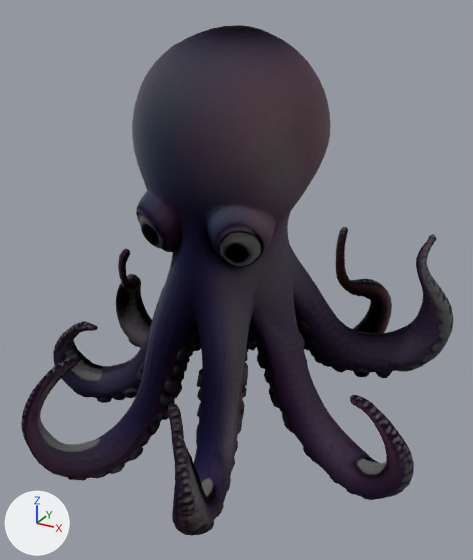
Renders of the glTF model public/mesh/octo.gltf from each side of a commit.
Camera for both pictures: a camera (50 mm lens) standing at (0.653, -1.221, 0.518) and looking at (-0.004, -0.028, -0.078). Lighting does not change. The marker at lower left points along +X, +Y and +Z. Where no turn or scale is listed for an object, it has been applied to the vertices. Vertices at the same position are counted once.

In view in the first picture: 'geometry_0'.
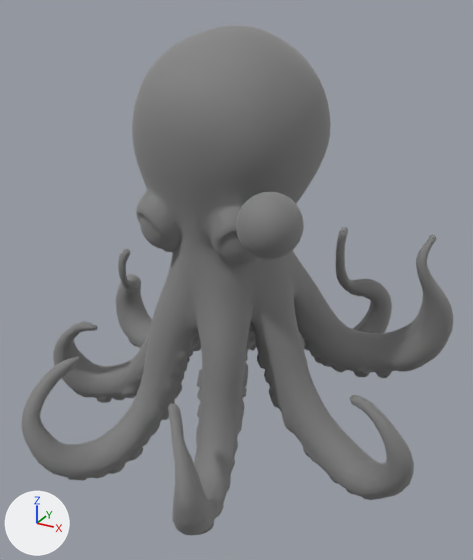
The change, as a diff of the scene's bpy script:
```diff
--- a/public/mesh/octo.gltf.py
+++ b/public/mesh/octo.gltf.py
@@ mat_material_0_001 @@
+mat_material_0_001 = principled_material('Material_0.001')
+mat_material_0_001.base_color = (0.4, 0.4, 0.4)  # grey #aaaaaa
+mat_material_0_001.metallic = 1.0
+mat_material_0_001.roughness = 0.904
@@ me_geometry_0 @@
 # used by ob_geometry_0; location = (0.0, 0.0, 0.0)
-me_geometry_0.from_pydata(...)  # 9311 vertices, 18638 faces; spans x -0.5..0.466, y -0.489..0.499, z -0.456..0.459
+me_geometry_0.from_pydata(...)  # 9793 vertices, 19598 faces; spans x -0.5..0.466, y -0.489..0.499, z -0.456..0.459
+# me_geometry_0 part 1: a new loose piece, a UV sphere (32 segments, 16 rings, poles along z) spanning x 0.142..0.255, y -0.336..-0.223, z 0.104..0.217, in mat_material_0_001 (grey #aaaaaa)
+# me_geometry_0 part 2: 18638 faces spanning x -0.5..0.466, y -0.489..0.499, z -0.456..0.459 switch from mat_material_0 to mat_material_0_001 (grey #aaaaaa)
+# me_geometry_0 part 3: the surface is now shaded smooth
```

What differs and where, as boxes [x1, y1, x2, y2] in the pictures (473 x 560 px):
part 1 of me_geometry_0, added
    after: [236, 192, 304, 259]
part 2 of me_geometry_0, recoloured
    both: [21, 25, 453, 536]
